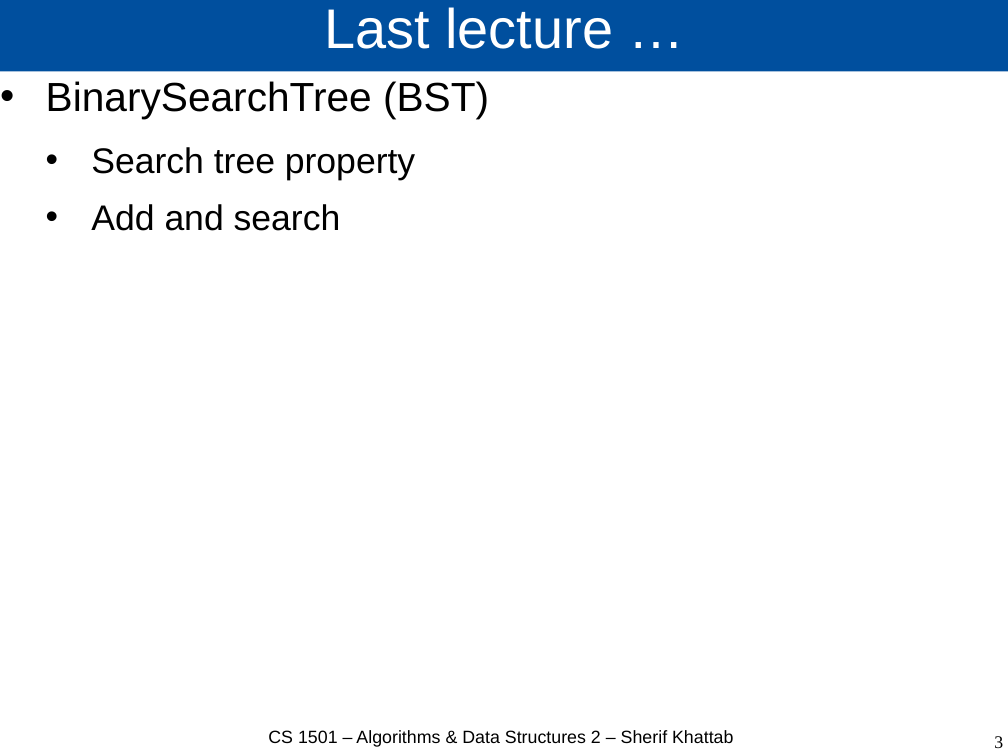
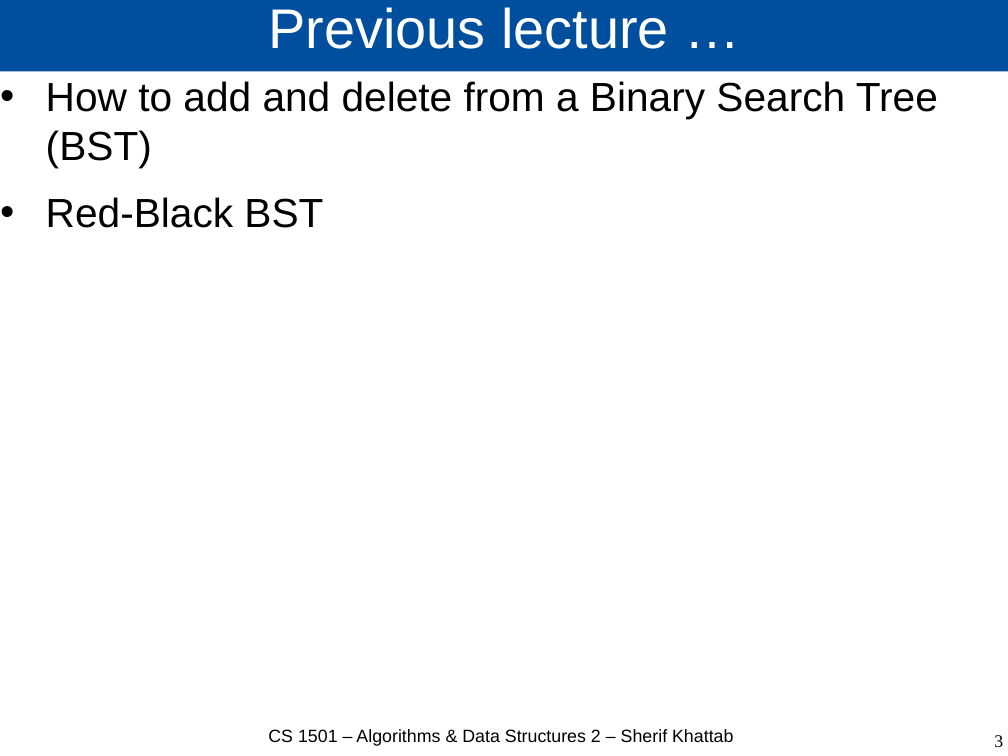
Before and after one commit to cs1501-2224/handouts, a slide deck: slide 3 of DraftSlides/Lecture7.pptx. Drawn at 1008x756 pixels with LibreOffice and Linux fonts; fonts in the diff are those of the drawing. Boxes give left, top, right and bottom in pixels: in the first picture for what was removed or moved away, otherwise in the second. Text is boxed around its words. In the diff, an @@ line names an element or a change of style, - is before the commit and + after.

```diff
--- a/DraftSlides/Lecture7.pptx
+++ b/DraftSlides/Lecture7.pptx
@@ title at (x1=268, y1=7, x2=669, y2=49): text changed @@
-Last lecture …
+Previous lecture …
@@ text at (x1=46, y1=81, x2=938, y2=228): text changed; size 28 to 32 pt @@
-• BinarySearchTree (BST)
-  • Search tree property
-  • Add and search
+• How to add and delete from a Binary Search Tree (BST)
+• Red-Black BST
```
Also in this commit, not shown: 8 other slides changed, 6 slides added, 1 slide removed, 8 other files.
